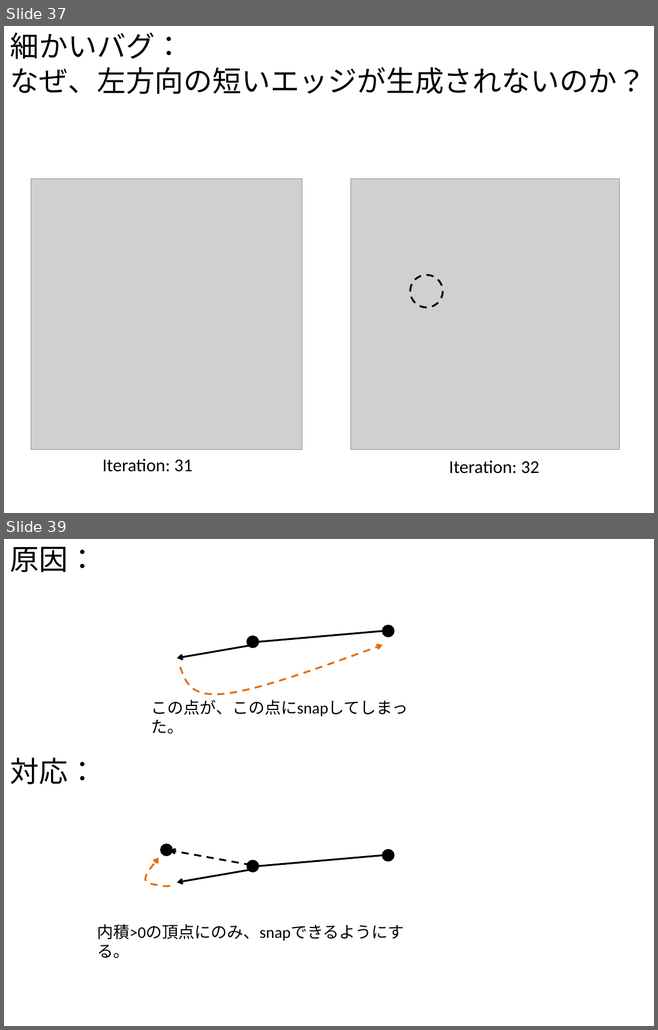
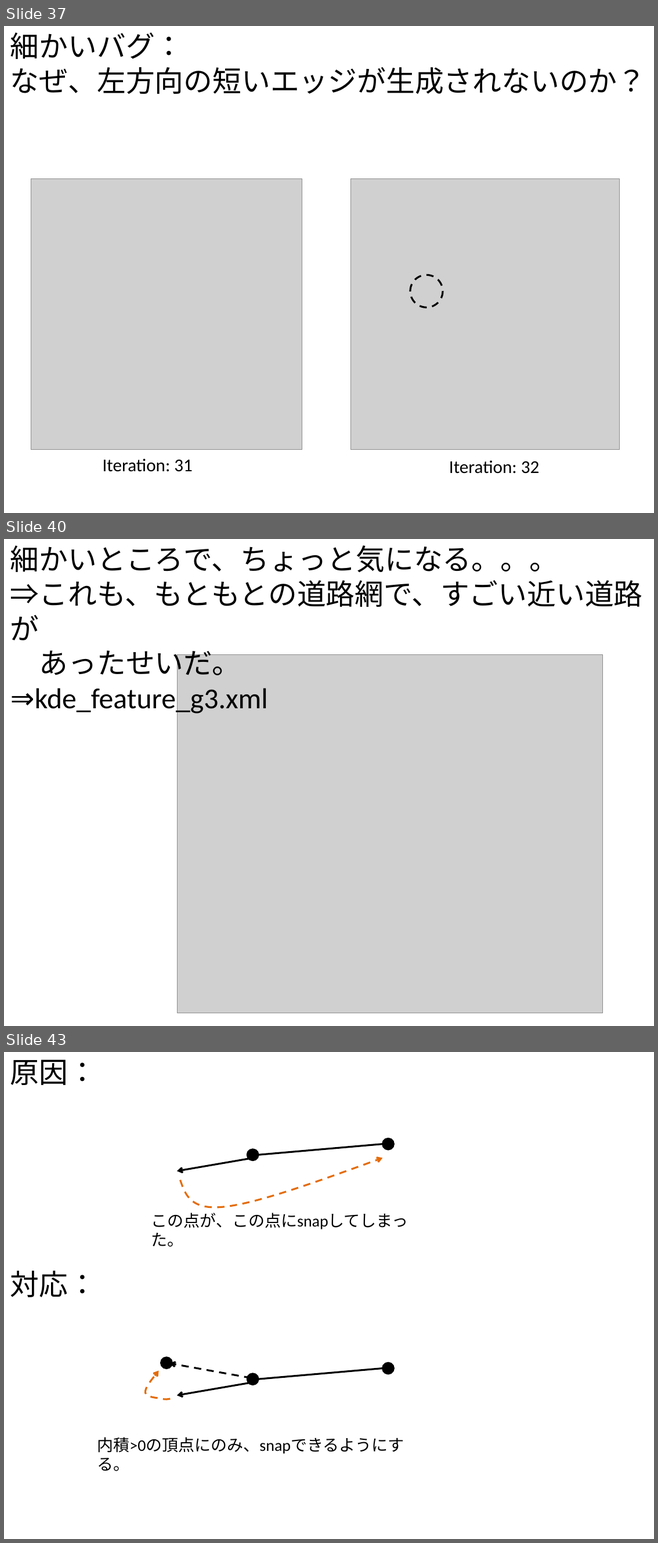
Before and after one commit to gnishida/RoadDesigner, a slide deck: RoadDesigner.pptx. Shown one above the other, each under a label of ours: slides 37 and 39 before the commit, slides 37, 40 and 43 after it; the slides between them are not shown. The pictures are 658x1030 and 658x1543 pixels, drawn with LibreOffice and Linux fonts; fonts in the diff are those of the drawing; grey boxes stand for pictures. Boxes give left, top, right and bottom in pixels: in the first picture for what was removed or moved away, otherwise in the second. Text is boxed around its words. In the diff, an @@ line names an element or a change of style, - is before the commit and + after.

```diff
--- a/RoadDesigner.pptx
+++ b/RoadDesigner.pptx
@@ slide 40 added at bbox=[4, 539, 654, 1026], background #FFFFFF @@
@@ text added at bbox=[10, 545, 643, 681], 32 pt, text #000000 @@
+細かいところで、ちょっと気になる。。。
+⇒これも、もともとの道路網で、すごい近い道路が
+あったせいだ。
+⇒kde_feature_g3.xml
@@ picture added at bbox=[177, 654, 603, 1013] @@
@@ what was slide 39 is now slide 43 @@
```
Also in this commit, not shown: 2 slides changed, 3 other slides added, 2 other files.
